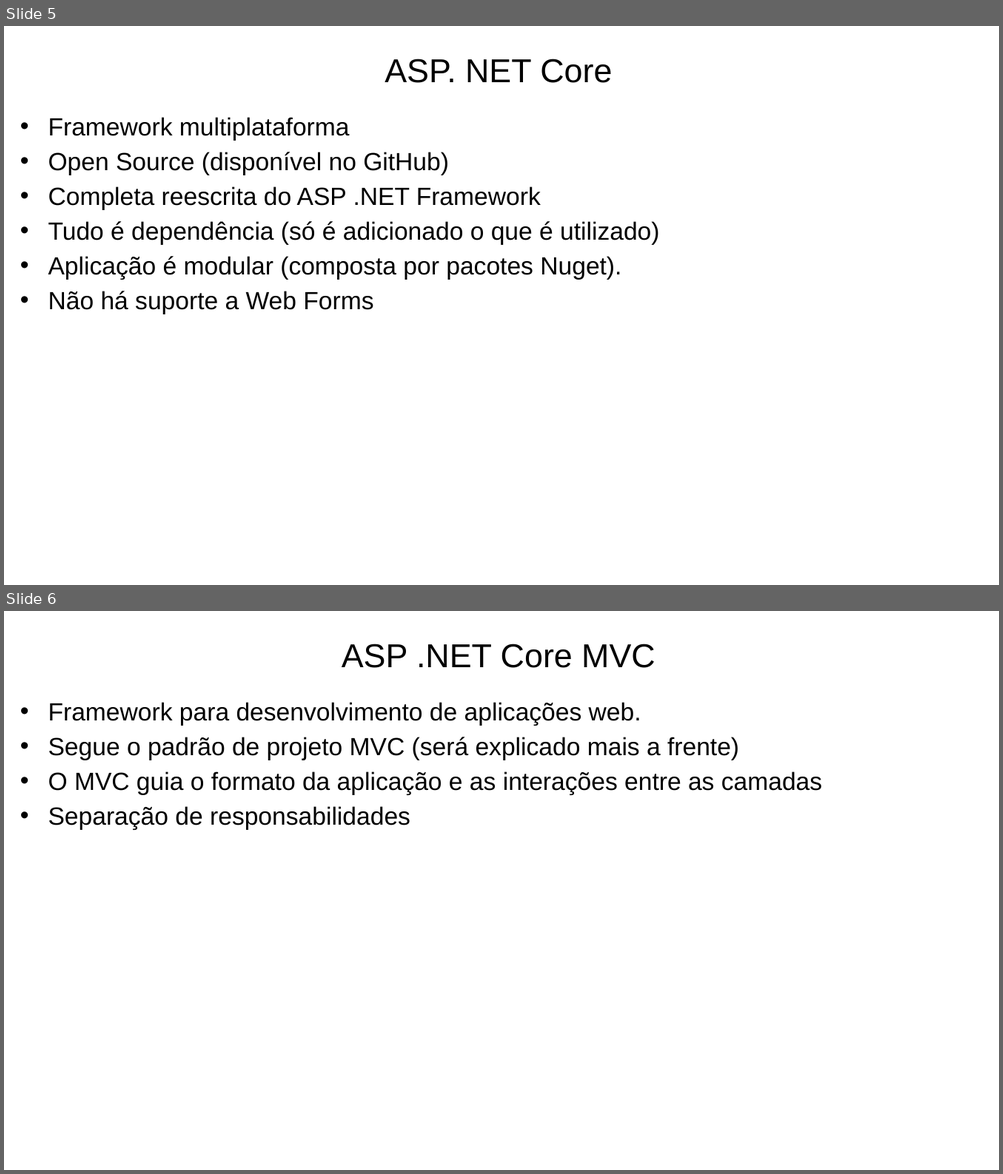
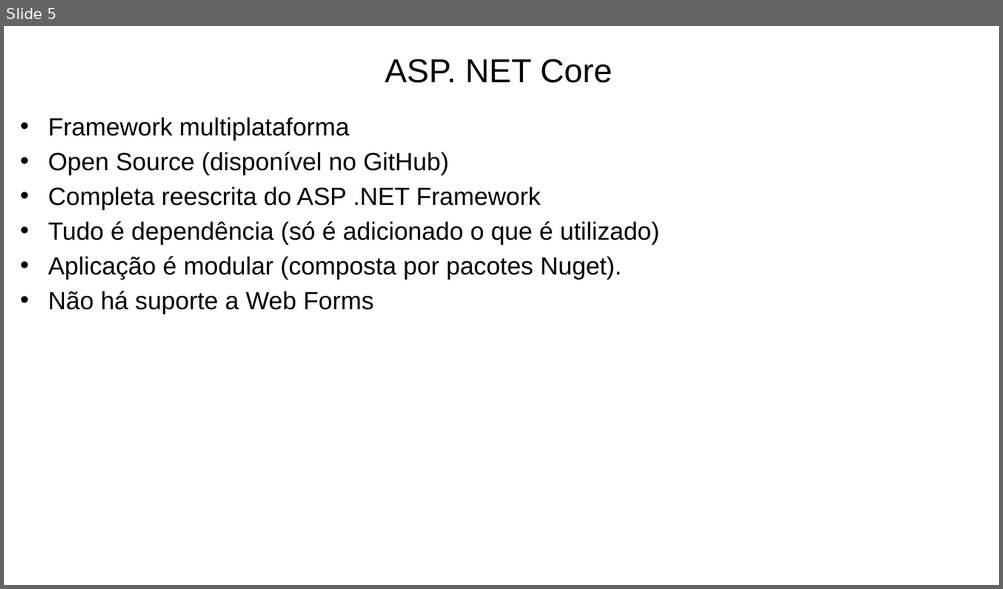
Before and after one commit to prodest/workshop-aspnet-core-mvc, a slide deck: workshop-aspnet-core-mvc.pptx. Shown one above the other, each under a label of ours: slides 5 and 6 before the commit, slide 5 after it. The pictures are 1003x1174 and 1003x589 pixels, drawn with LibreOffice and Linux fonts; fonts in the diff are those of the drawing; background and template pictures are left out. Boxes give left, top, right and bottom in pixels: in the first picture for what was removed or moved away, otherwise in the second. Text is boxed around its words. In the diff, an @@ line names an element or a change of style, - is before the commit and + after.

```diff
--- a/workshop-aspnet-core-mvc.pptx
+++ b/workshop-aspnet-core-mvc.pptx
@@ slide 6 removed at [4,611,999,1170], background #FFFFFF @@
@@ text removed at [341,644,655,668] @@
-ASP .NET Core MVC
@@ text removed at [48,702,822,830] @@
-• Framework para desenvolvimento de aplicações web.
-• Segue o padrão de projeto MVC (será explicado mais a frente)
-• O MVC guia o formato da aplicação e as interações entre as camadas
-• Separação de responsabilidades
```
Also in this commit, not shown: 2 slides changed, 9 slides added, 1 other slide removed.
